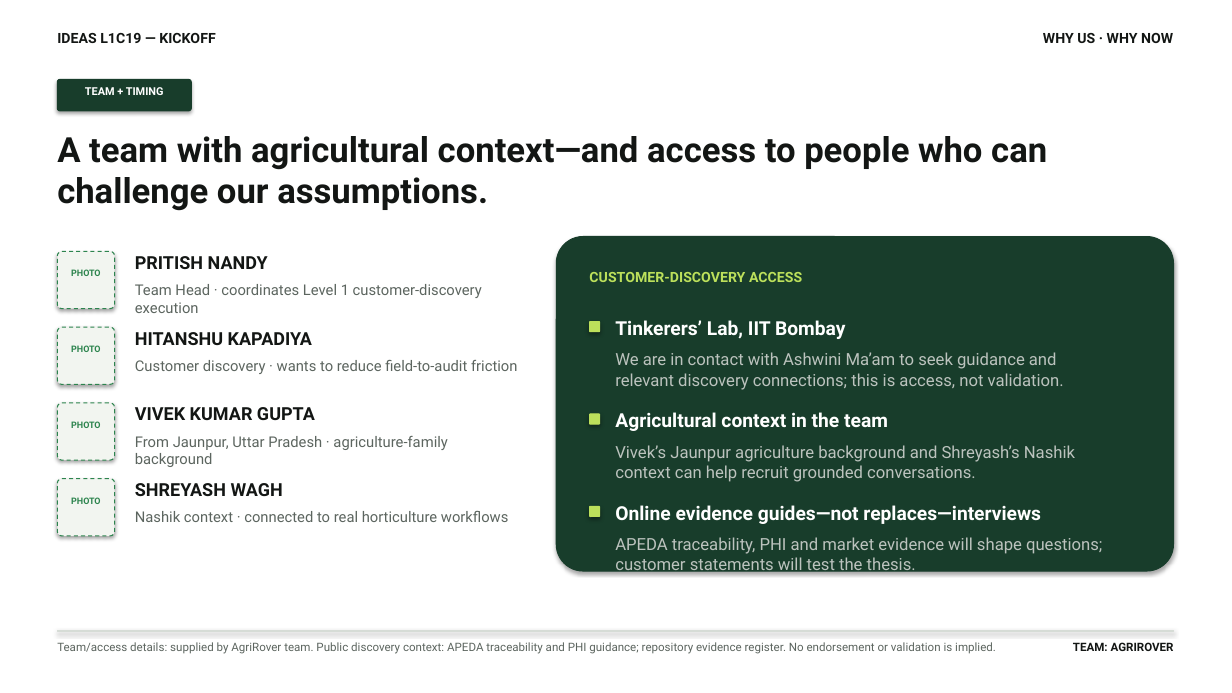
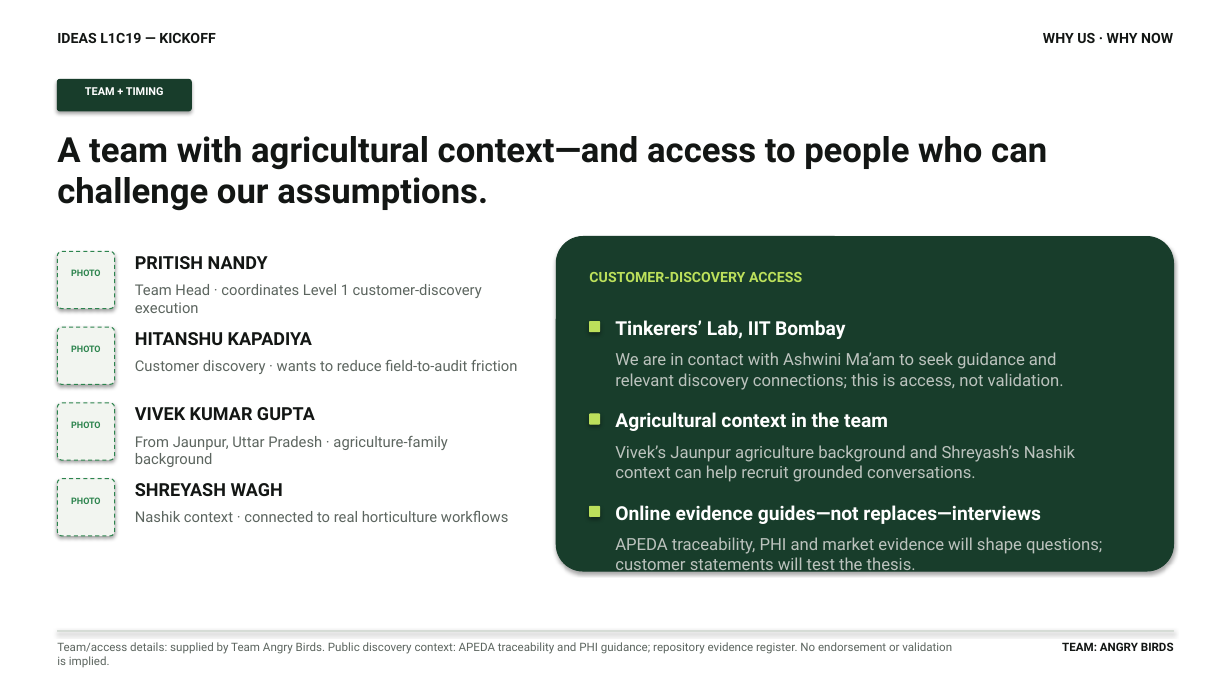
Before and after one commit to aman123825/agrobot, a slide deck: slide 4 of docs/AgriRover_IDEAS_Level_1_Kickoff_14_Aug_2026.pptx. Drawn at 1232x693 pixels with LibreOffice and Linux fonts; fonts in the diff are those of the drawing. Boxes give left, top, right and bottom in pixels: in the first picture for what was removed or moved away, otherwise in the second. Text is boxed around its words. In the diff, an @@ line names an element or a change of style, - is before the commit and + after.

```diff
--- a/docs/AgriRover_IDEAS_Level_1_Kickoff_14_Aug_2026.pptx
+++ b/docs/AgriRover_IDEAS_Level_1_Kickoff_14_Aug_2026.pptx
@@ text at <box>57,642,952,667</box>: text changed @@
-Team/access details: supplied by AgriRover team. Public discovery context: APEDA traceability and PHI guidance; repository evidence register. No endorsement or validation is implied.
+Team/access details: supplied by Team Angry Birds. Public discovery context: APEDA traceability and PHI guidance; repository evidence register. No endorsement or validation is implied.
@@ text at <box>1062,642,1174,651</box>: text changed @@
-TEAM: AGRIROVER
+TEAM: ANGRY BIRDS
```
Also in this commit, not shown: 4 other slides changed, 1 other file.
